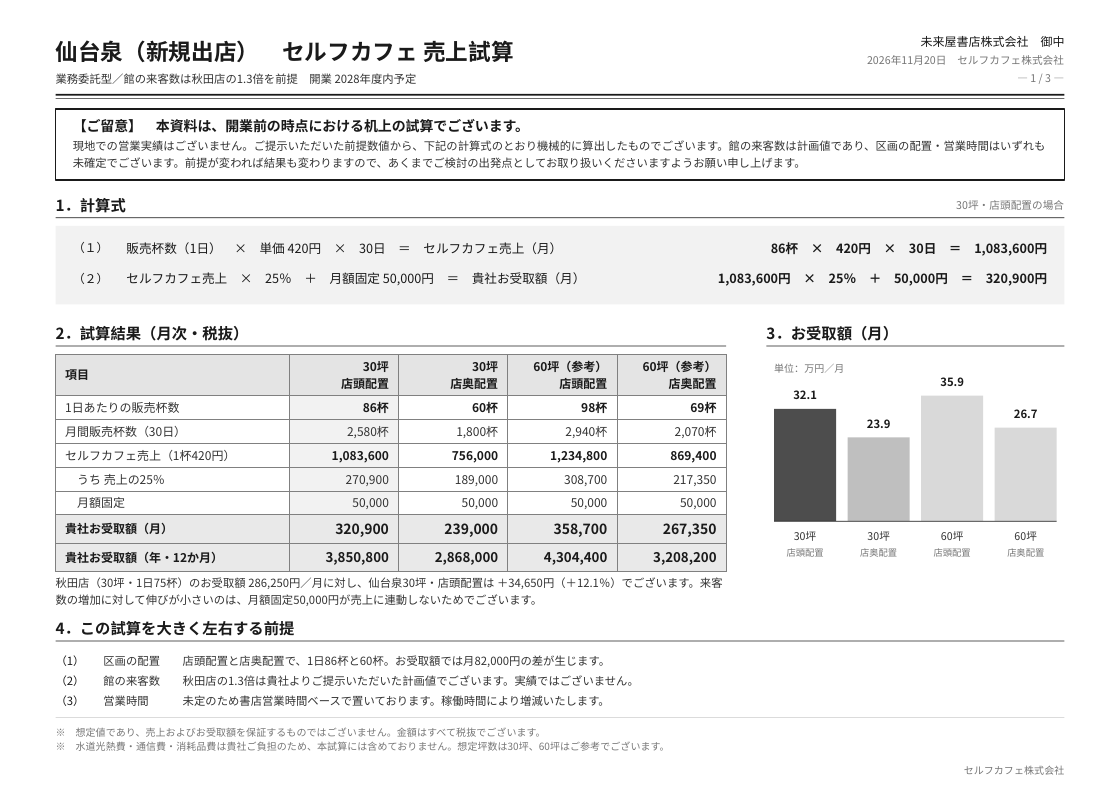
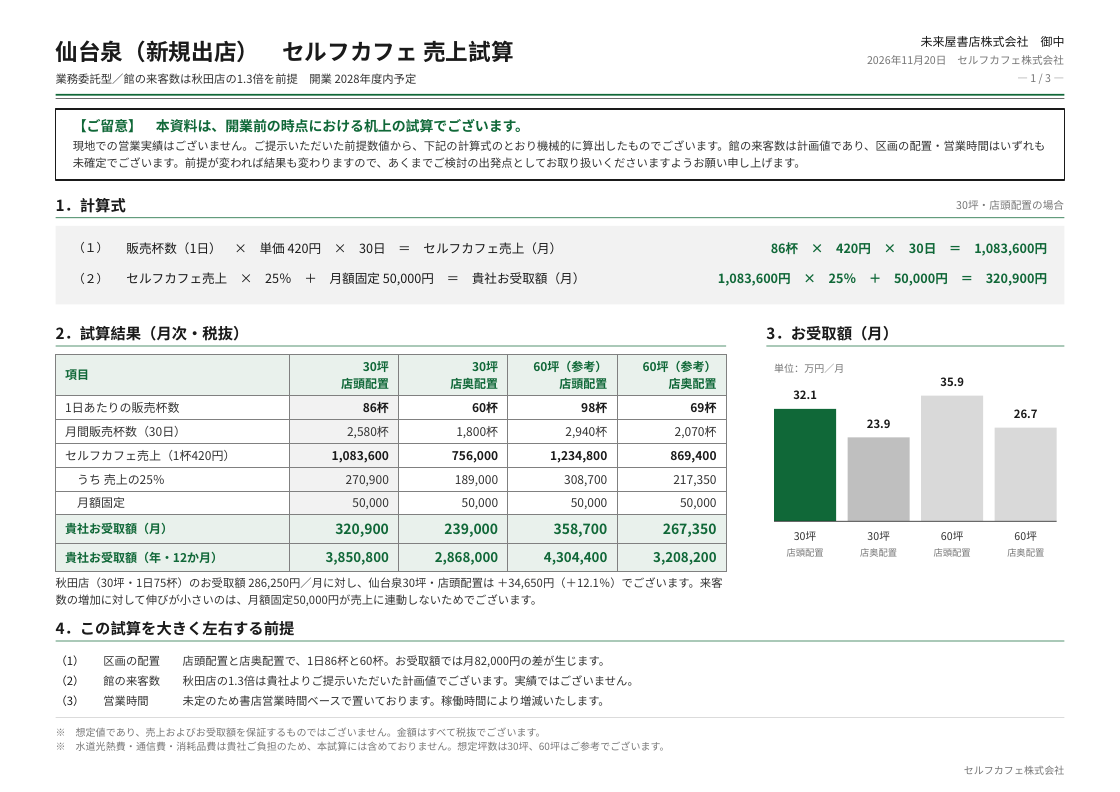
Before and after one commit to a5408071-cmd/suzuki-ceo, a slide deck: slide 1 of selfcafe-sendai-sim/sendai-sim.pptx. Drawn at 1120x792 pixels with LibreOffice and Linux fonts; fonts in the diff are those of the drawing. Boxes give left, top, right and bottom in pixels: in the first picture for what was removed or moved away, otherwise in the second. Text is boxed around its words. In the diff, an @@ line names an element or a change of style, - is before the commit and + after.

```diff
--- a/selfcafe-sendai-sim/sendai-sim.pptx
+++ b/selfcafe-sendai-sim/sendai-sim.pptx
@@ text colour #1A1A1A to #106838 in 3 elements at [73,119,529,133], [771,242,1047,256], [718,273,1047,286] @@
@@ table at [56,354,726,569] @@
@@ fill #E4E4E4 to #E9F1EC in row 1 @@
@@ fill #E9E9E9 to #E9F1EC in 10 cells @@
@@ text colour #1A1A1A to #106838 in "項目", "30坪", "店頭配置", "30坪" and 15 more places @@
@@ rectangle at [774,409,836,521]: fill #4D4D4D to #106838 @@
@@ fill #1A1A1A to #106838 in 5 elements at [56,94,1064,96], [56,217,1064,218], [56,346,726,347], [766,346,1064,347], [56,641,1064,642] @@
```
Also in this commit, not shown: 2 other slides changed, 4 other files.
